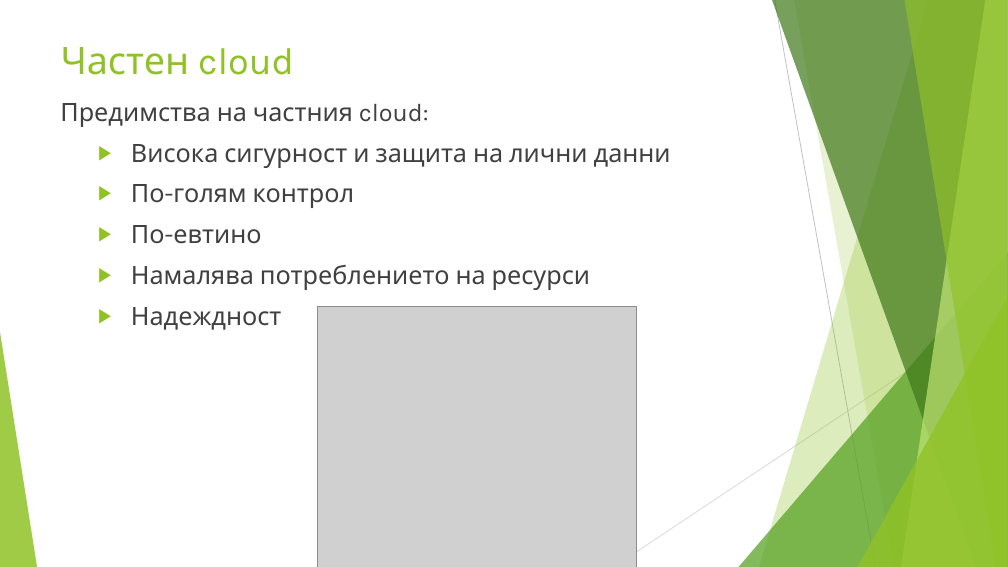
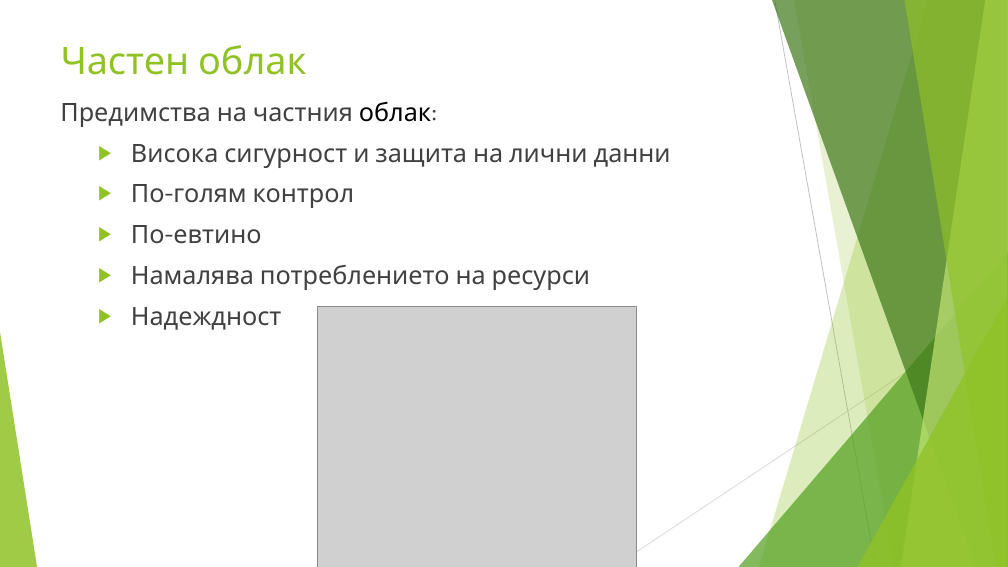
Before and after one commit to enchobelezirev/CloudComputing, a slide deck: slide 17 of CLOUD COMPUTING.pptx. Drawn at 1008x567 pixels with LibreOffice and Linux fonts; fonts in the diff are those of the drawing; grey boxes stand for pictures. Boxes give left, top, right and bottom in pixels: in the first picture for what was removed or moved away, otherwise in the second. Text is boxed around its words. In the diff, an @@ line names an element or a change of style, - is before the commit and + after.

```diff
--- a/CLOUD COMPUTING.pptx
+++ b/CLOUD COMPUTING.pptx
@@ text at <box>61,45,306,75</box>: text changed @@
-Частен cloud
+Частен облак
@@ text at <box>60,101,437,127</box>: text changed @@
-Предимства на частния cloud:
+Предимства на частния облак:
```
Also in this commit, not shown: 9 other slides changed, 5 other files.
